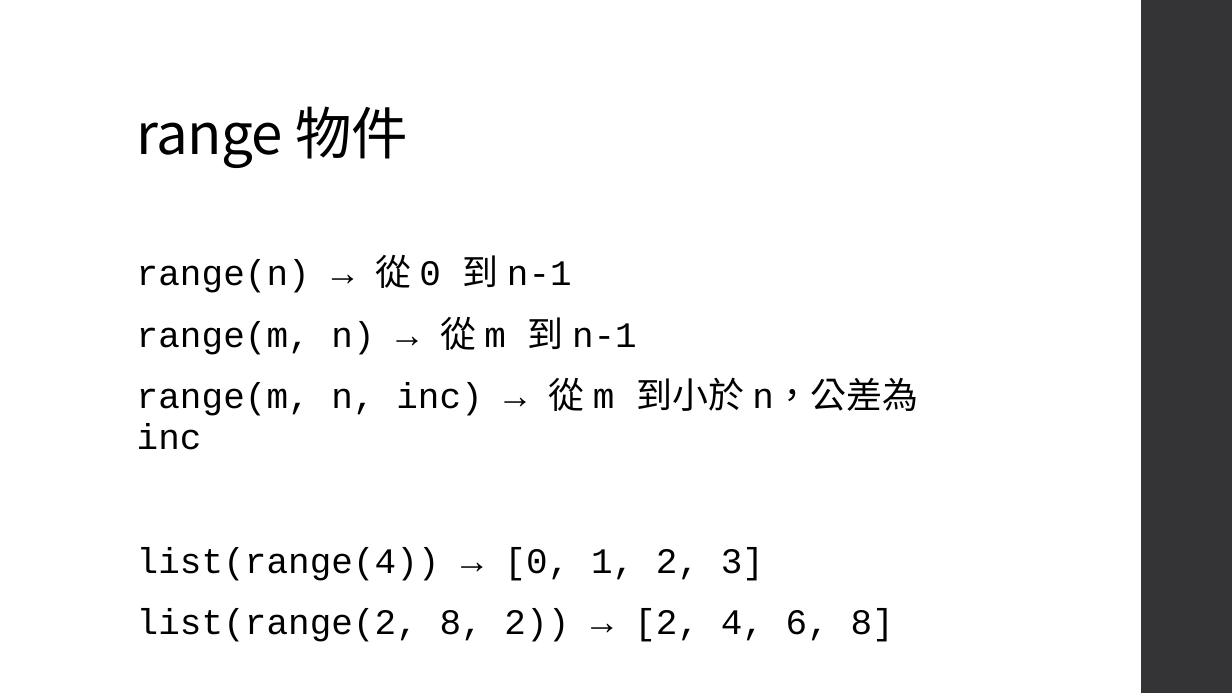
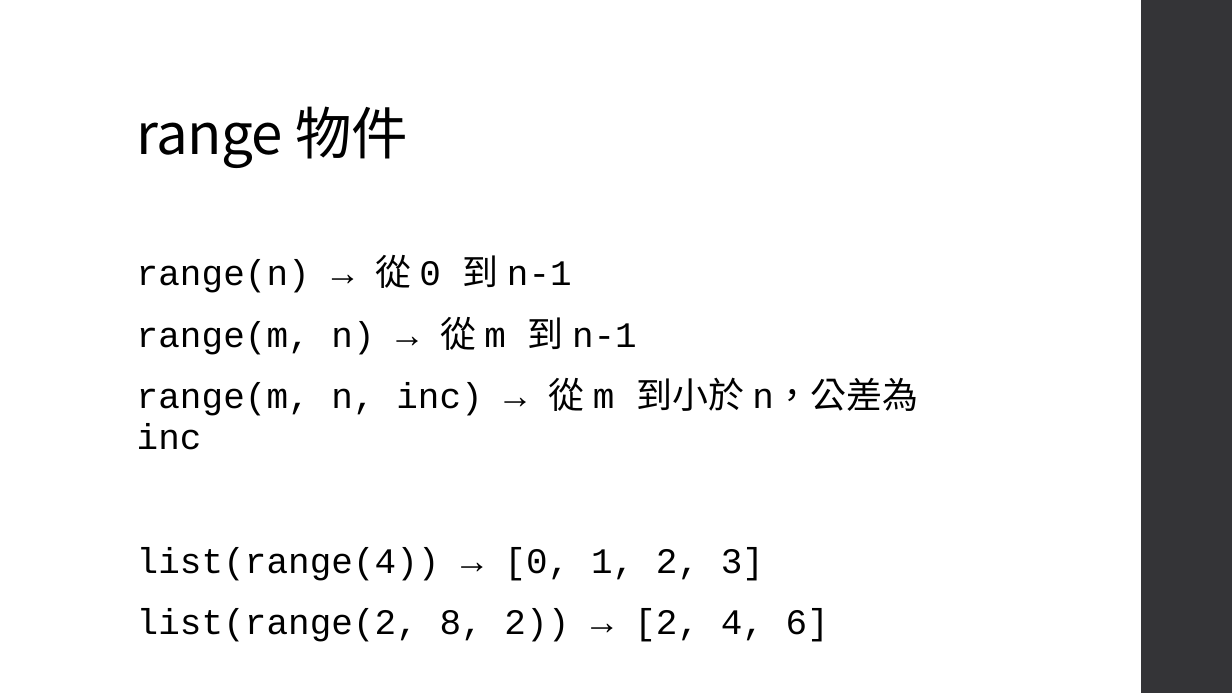
Before and after one commit to an920107/ServiceLearning, a slide deck: slide 6 of Class 5.pptx. Drawn at 1232x693 pixels with LibreOffice and Linux fonts; fonts in the diff are those of the drawing. Boxes give left, top, right and bottom in pixels: in the first picture for what was removed or moved away, otherwise in the second. Text is boxed around its words. In the diff, an @@ line names an element or a change of style, - is before the commit and + after.

```diff
--- a/Class 5.pptx
+++ b/Class 5.pptx
@@ text at <box>137,609,829,642</box>: text changed @@
-list(range(2, 8, 2)) → [2, 4, 6, 8]
+list(range(2, 8, 2)) → [2, 4, 6]
```
